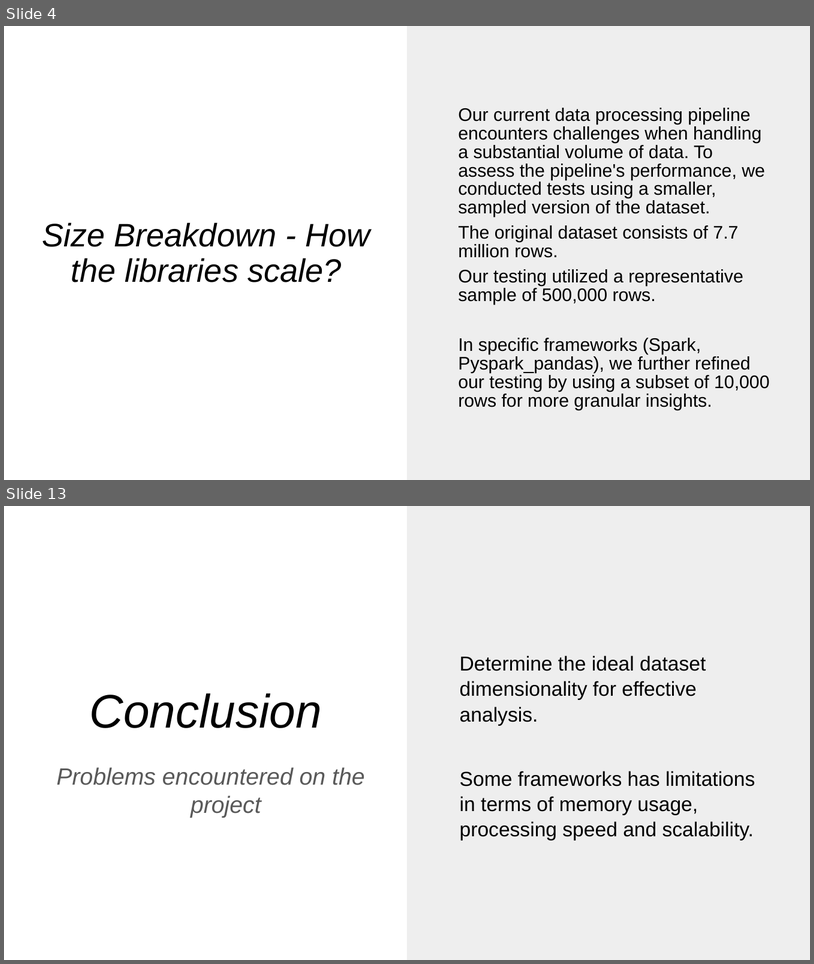
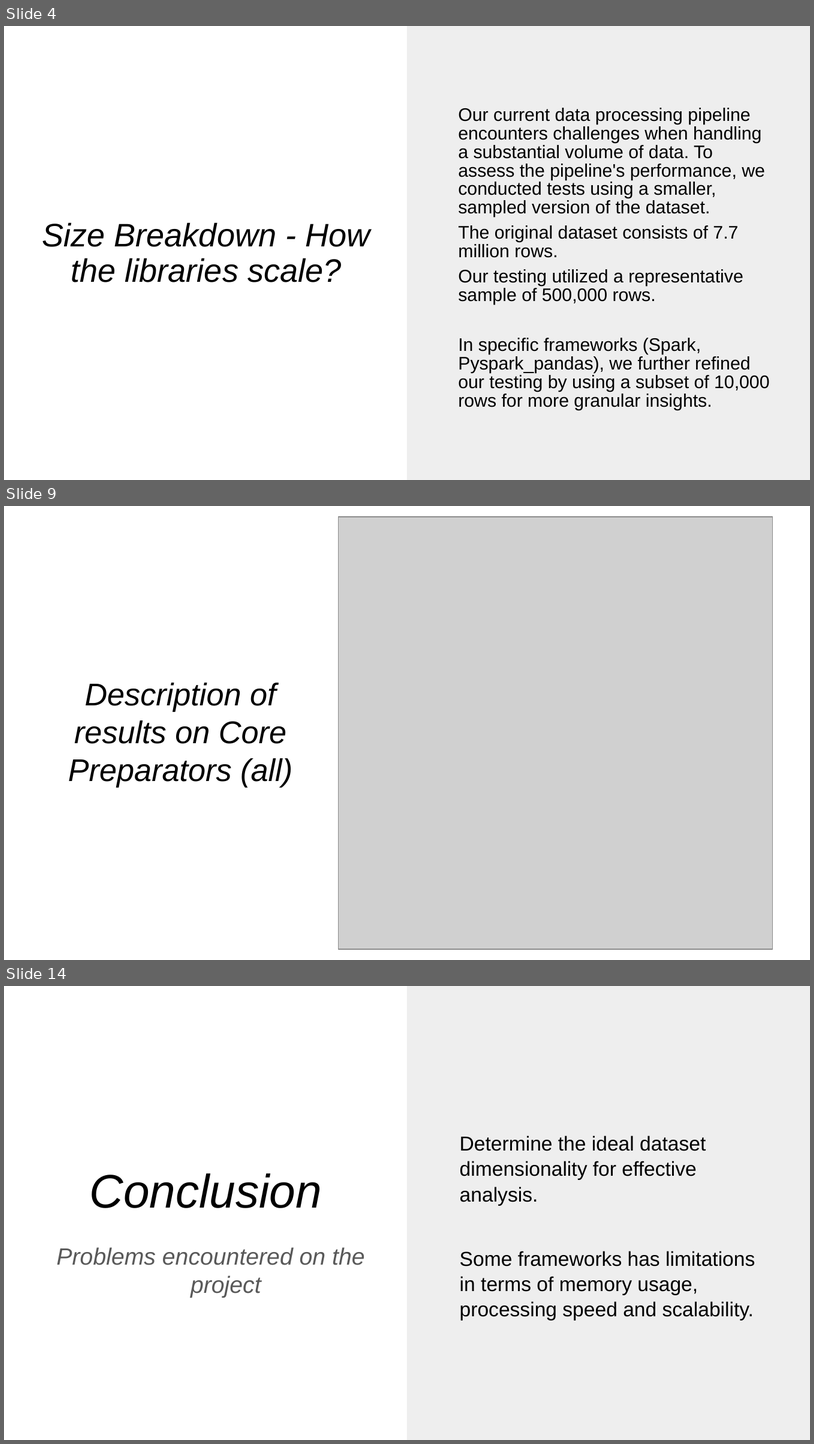
Before and after one commit to cosimop2000/BDMG-vehicle-accidents, a slide deck: Ferrari-Pavone-Pederzoli.pptx. Shown one above the other, each under a label of ours: slides 4 and 13 before the commit, slides 4, 9 and 14 after it; the slides between them are not shown. The pictures are 814x964 and 814x1444 pixels, drawn with LibreOffice and Linux fonts; fonts in the diff are those of the drawing; grey boxes stand for pictures. Boxes give left, top, right and bottom in pixels: in the first picture for what was removed or moved away, otherwise in the second. Text is boxed around its words. In the diff, an @@ line names an element or a change of style, - is before the commit and + after.

```diff
--- a/Ferrari-Pavone-Pederzoli.pptx
+++ b/Ferrari-Pavone-Pederzoli.pptx
@@ slide 9 added at (4, 506, 810, 960), background #FFFFFF @@
@@ picture added at (339, 516, 773, 949) @@
@@ title added at (68, 682, 293, 787), 28 pt, text #000000, italic @@
+Description of results on Core Preparators (all)
@@ what was slide 13 is now slide 14 @@
```
Also in this commit, not shown: 10 slides changed.
